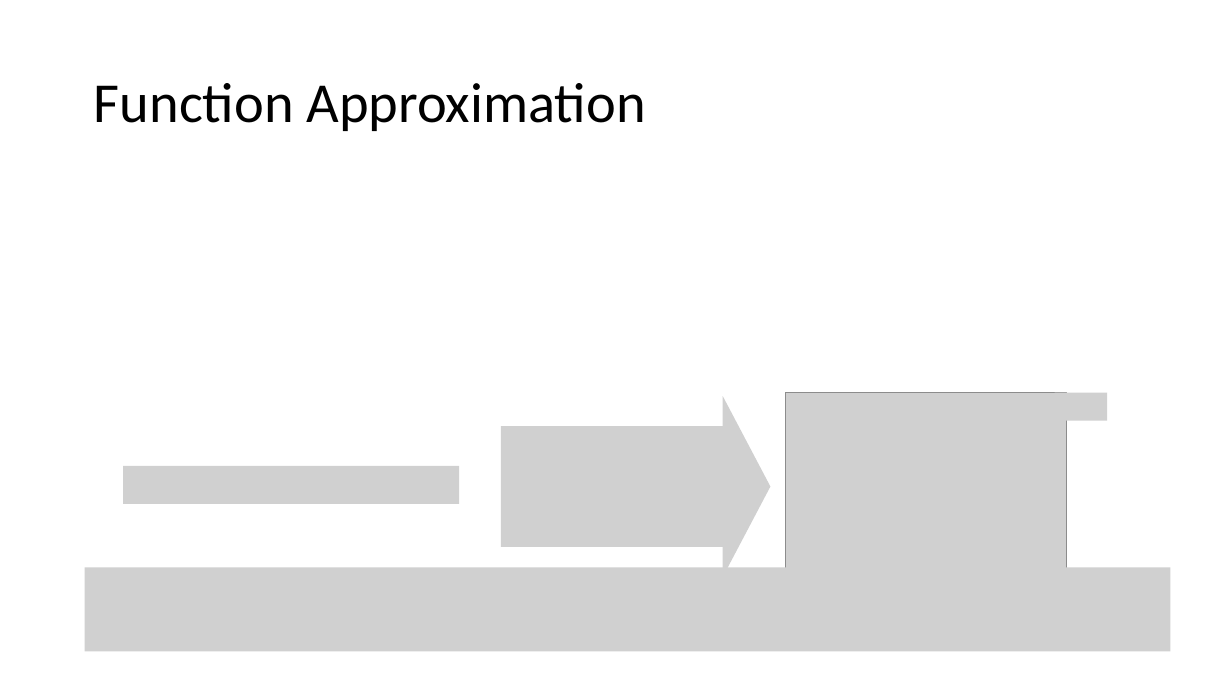
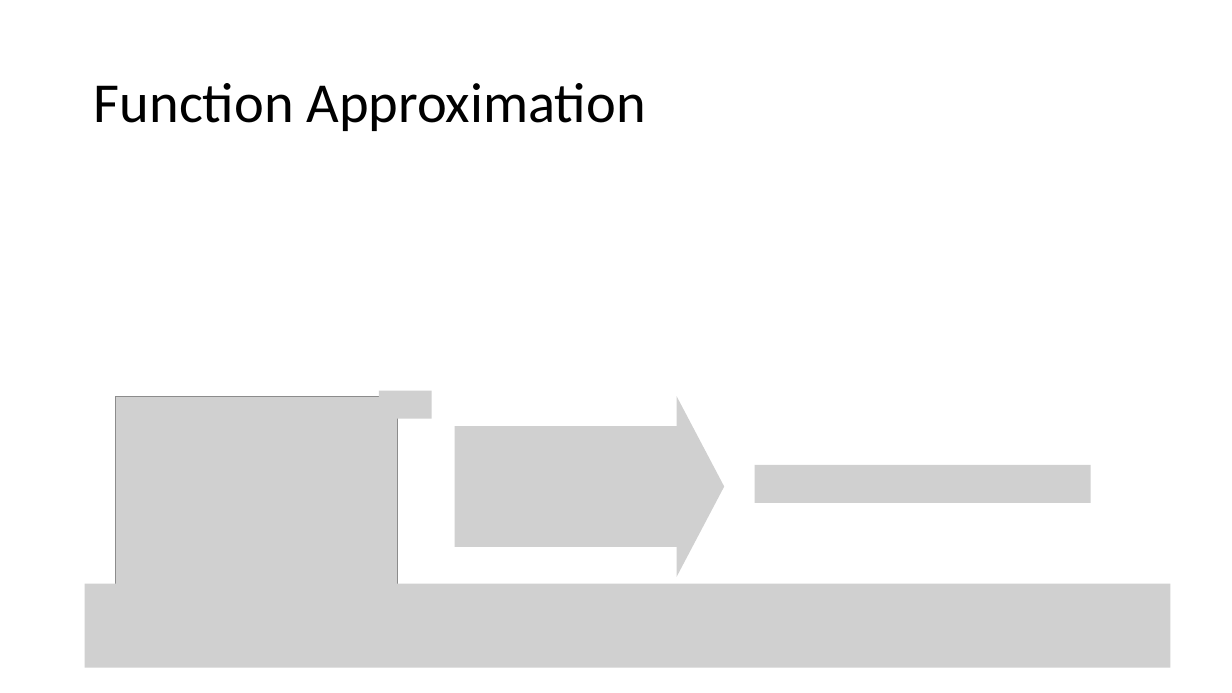
Before and after one commit to mhahsler/CS7320-AI, a slide deck: slide 15 of slides/22_Reinforcement_Learning.pptx (slide 14 before the commit). Drawn at 1232x693 pixels with LibreOffice and Linux fonts; fonts in the diff are those of the drawing; grey boxes stand for pictures. Boxes give left, top, right and bottom in pixels: in the first picture for what was removed or moved away, otherwise in the second. Text is boxed around its words. In the diff, an @@ line names an element or a change of style, - is before the commit and + after.

```diff
--- a/slides/22_Reinforcement_Learning.pptx
+++ b/slides/22_Reinforcement_Learning.pptx
@@ picture added at bbox=[116, 396, 397, 600] @@
@@ picture added at bbox=[379, 391, 432, 419] @@
@@ picture: place and size @@
-picture at bbox=[501, 396, 771, 578]
+picture at bbox=[455, 396, 725, 578]
@@ picture removed at bbox=[786, 393, 1067, 597] @@
@@ picture removed at bbox=[1055, 393, 1107, 421] @@
@@ picture removed at bbox=[123, 466, 459, 504] @@
@@ picture added at bbox=[755, 465, 1092, 503] @@
@@ picture: place and size @@
-picture at bbox=[85, 567, 1171, 652]
+picture at bbox=[85, 584, 1171, 668]
```
Also in this commit, not shown: 6 other slides changed, 1 slide added, 3 other files.
